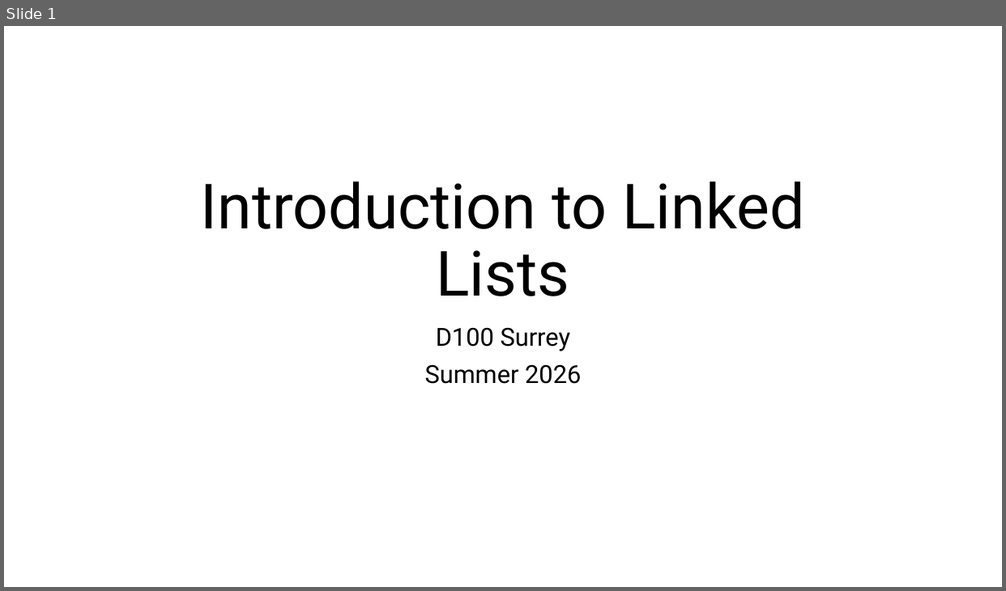
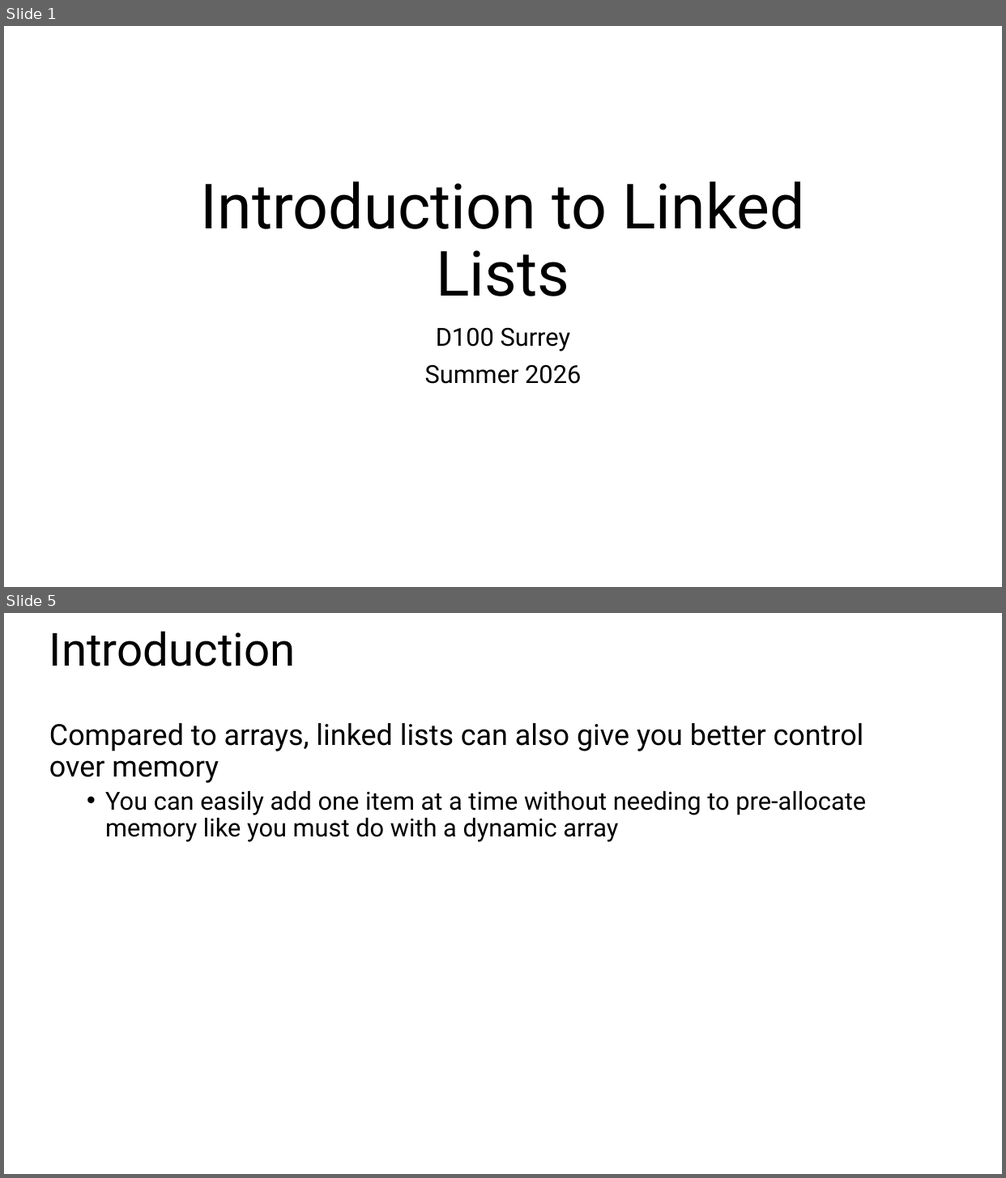
Before and after one commit to sotasota-sfu/cmpt225Summer2026, a slide deck: lectures/lecture2_3/lecture2.pptx. Shown one above the other, each under a label of ours: slide 1 before the commit, slides 1 and 5 after it; the slides between them are not shown. The pictures are 1006x591 and 1006x1178 pixels, drawn with LibreOffice and Linux fonts; fonts in the diff are those of the drawing. Boxes give left, top, right and bottom in pixels: in the first picture for what was removed or moved away, otherwise in the second. Text is boxed around its words. In the diff, an @@ line names an element or a change of style, - is before the commit and + after.

```diff
--- a/lectures/lecture2_3/lecture2.pptx
+++ b/lectures/lecture2_3/lecture2.pptx
@@ slide 5 added at [4, 613, 1002, 1174], background #FFFFFF @@
@@ title added at [49, 631, 296, 666], 44 pt, text #000000 @@
+Introduction
@@ text added at [49, 723, 866, 842], 24 pt, text #000000 @@
+Compared to arrays, linked lists can also give you better control over memory
+  • You can easily add one item at a time without needing to pre-allocate memory like you must do with a dynamic array
```
Also in this commit, not shown: 5 slides changed, 3 other slides added, 24 other files.
